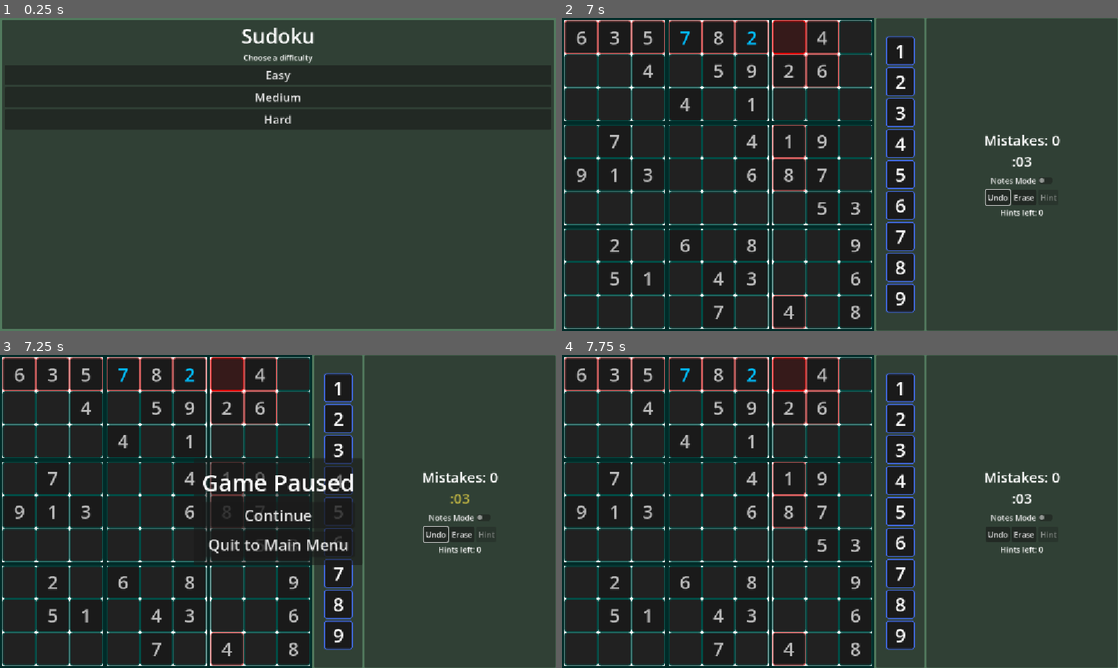
Above: before the commit, frames 1-4 (two rows, left to right).
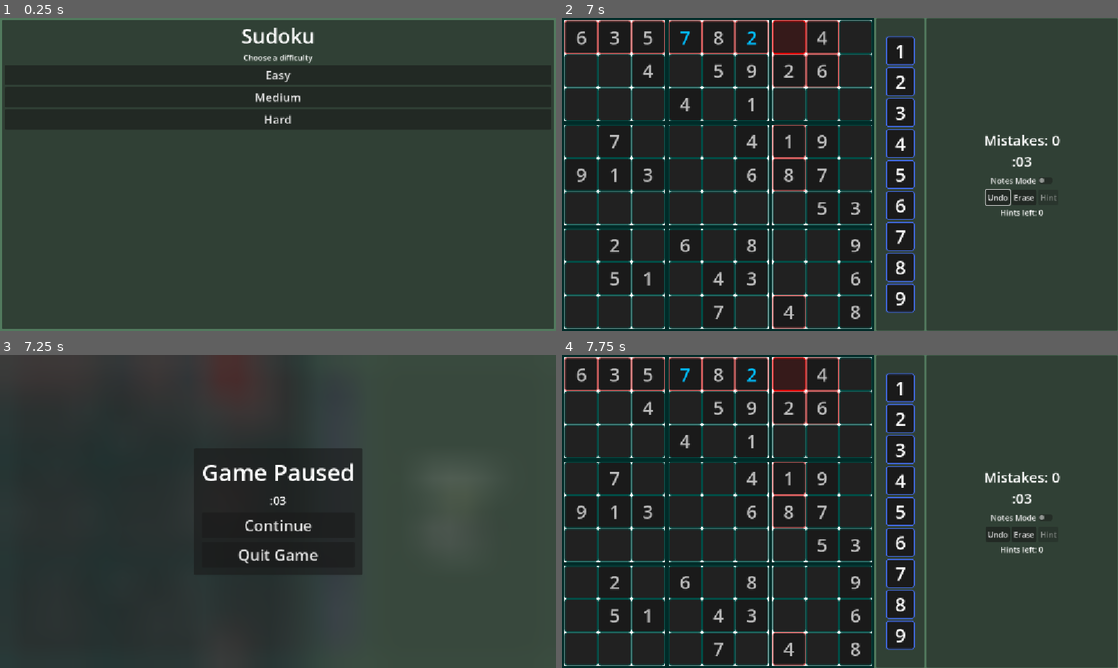
Above: after the commit, the same moments.

Repository: ignacio-w/sudoku
Game: Godot game, scene res://scenes/ui/main_menu.tscn
Two runs of this game, one before a commit and one after it. Both use one fixed random seed, a clock stepped at 60 frames per second and the inputs below.
Inputs (mouse positions are in pixels of both pictures, inside the frame that each line leads up to):
- Up to frame 1 (0.25 s): no input
- Up to frame 2 (7 s): click "Easy" at 0.5 s; click "Notes Mode" at 1.25 s; click "Undo" at 2 s; click "Hint" at 2.75 s; tap Enter at 3.5, 5, 6.5 s; move the mouse to (578, 36) at 3.52 s; hold Right (ui_right) 3.53-4.28 s; click (578, 36) at 3.67 s; tap Space (ui_select) at 3.77, 4.25, 4.52, 5.75, 6.02, 6.77 s; move the mouse to (617, 36) at 4.27 s; hold Down (ui_down) 4.28-5.03 s; click (617, 36) at 4.42 s; move the mouse to (645, 36) at 5.02 s; hold Right (ui_right) 5.03-5.78 s; click (645, 36) at 5.17 s; move the mouse to (578, 71) at 5.77 s; hold Up (ui_up) 5.78-6.53 s; click (578, 71) at 5.92 s; move the mouse to (617, 71) at 6.52 s; hold Left (ui_left) from 6.53 s (still down); click (617, 71) at 6.67 s
- Up to frame 3 (7.25 s): keep holding Left (ui_left); tap Escape (pause) at 7.15 s
- Up to frame 4 (7.75 s): release Left (ui_left) at 7.25 s; click "Continue" at 7.25 s

Frames 1-2 are identical in both runs. In frame 3, 27% of the frame differs, in the area x 0-100%, y 0-100%; in frame 4, nothing differs.

Commit message:
Added blur effect time to pause menu
- Introduced a screen blur shader (resources/blur.gdshader) and applied it to the pause menu via a ShaderMaterial and ColorRect overlay to dim/blur the game when paused.
- Added a Time label to the pause menu and populate it in pause_menu.gd from the parent GameUI's stopwatch (note: marked TODO to get time more safely)
- Implemented quit action in the pause menu

Diff:
--- /dev/null
+++ b/resources/blur.gdshader
@@ -0,0 +1,13 @@
+shader_type canvas_item;
+
+uniform sampler2D screen_texture : hint_screen_texture, repeat_disable, filter_linear_mipmap;
+
+uniform float blur_lod : hint_range(0.0, 5.0) = 3.5;
+
+void fragment() {
+    vec3 bg = textureLod(screen_texture, SCREEN_UV, blur_lod).rgb;
+    vec4 src = COLOR;
+
+    COLOR.rgb = mix(bg, src.rgb, src.a);
+    COLOR.a = 1.0;
+}
--- a/scenes/ui/pause_menu.gd
+++ b/scenes/ui/pause_menu.gd
@@ -1,9 +1,13 @@
 extends CanvasLayer
 
+@onready var time: Label = %Time
 
 func _ready() -> void:
 	process_mode = Node.PROCESS_MODE_ALWAYS
 	get_tree().paused = true
+
+	# TODO: Get time in a safer way
+	time.text = (get_parent().game_ui as GameUI).stopwatch.text
 
 
 func _unhandled_input(event: InputEvent) -> void:
@@ -19,4 +23,4 @@
 
 
 func _on_quit_button_pressed() -> void:
-	pass # Replace with function body.
+	get_tree().quit(0)
--- a/scenes/ui/pause_menu.tscn
+++ b/scenes/ui/pause_menu.tscn
@@ -1,9 +1,23 @@
 [gd_scene format=3 uid="uid://csufm8nmtlviw"]
 
 [ext_resource type="Script" uid="uid://lx3rg04tqabn" path="res://scenes/ui/pause_menu.gd" id="1_6tw0m"]
+[ext_resource type="Shader" uid="uid://dqeo4aigucpw5" path="res://resources/blur.gdshader" id="2_0lmf7"]
+
+[sub_resource type="ShaderMaterial" id="ShaderMaterial_f6eus"]
+shader = ExtResource("2_0lmf7")
+shader_parameter/blur_lod = 4.00000019
 
 [node name="PauseMenu" type="CanvasLayer" unique_id=754601720]
 script = ExtResource("1_6tw0m")
+
+[node name="BlurRect" type="ColorRect" parent="." unique_id=1877899843]
+material = SubResource("ShaderMaterial_f6eus")
+anchors_preset = 15
+anchor_right = 1.0
+anchor_bottom = 1.0
+grow_horizontal = 2
+grow_vertical = 2
+color = Color(1, 1, 1, 0.039215688)
 
 [node name="PanelContainer" type="PanelContainer" parent="." unique_id=1232917522]
 anchors_preset = 8
@@ -35,6 +49,13 @@
 text = "Game Paused"
 horizontal_alignment = 1
 
+[node name="Time" type="Label" parent="PanelContainer/MarginContainer/VBoxContainer" unique_id=1116827834]
+unique_name_in_owner = true
+layout_mode = 2
+theme_override_font_sizes/font_size = 24
+text = "0:00"
+horizontal_alignment = 1
+
 [node name="ContinueButton" type="Button" parent="PanelContainer/MarginContainer/VBoxContainer" unique_id=1849992134]
 layout_mode = 2
 theme_override_font_sizes/font_size = 32
@@ -43,7 +64,7 @@
 [node name="QuitButton" type="Button" parent="PanelContainer/MarginContainer/VBoxContainer" unique_id=1347575667]
 layout_mode = 2
 theme_override_font_sizes/font_size = 32
-text = "Quit to Main Menu"
+text = "Quit Game"
 
 [connection signal="pressed" from="PanelContainer/MarginContainer/VBoxContainer/ContinueButton" to="." method="_on_continue_button_pressed"]
 [connection signal="pressed" from="PanelContainer/MarginContainer/VBoxContainer/QuitButton" to="." method="_on_quit_button_pressed"]
--- a/scenes/ui/stopwatch.gd
+++ b/scenes/ui/stopwatch.gd
@@ -14,6 +14,7 @@
 	if not paused:
 		text = _format_time()
 		time_elapsed += delta
+
 
 func _notification(what: int) -> void:
 	match what:
Not shown, added: resources/blur.gdshader.uid
